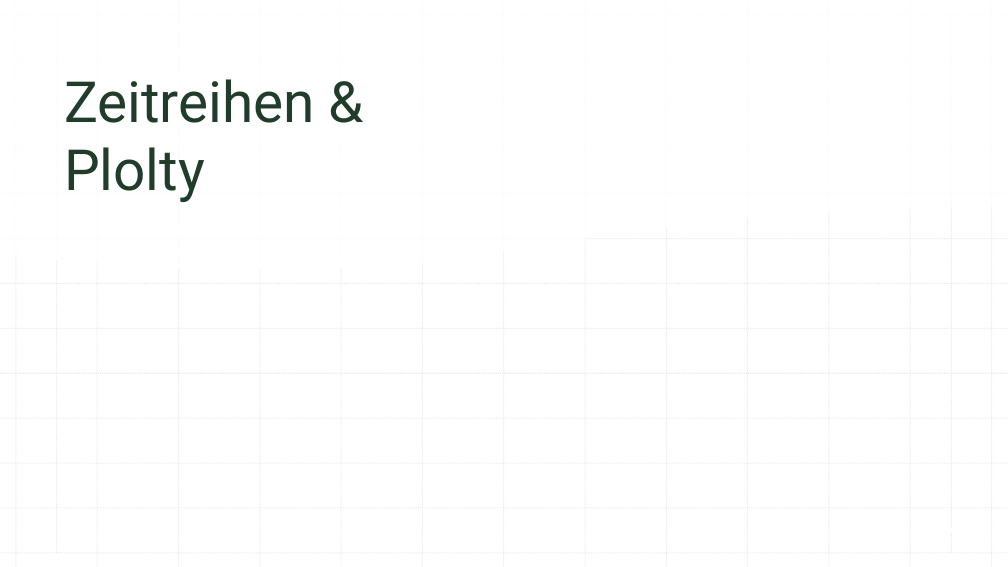
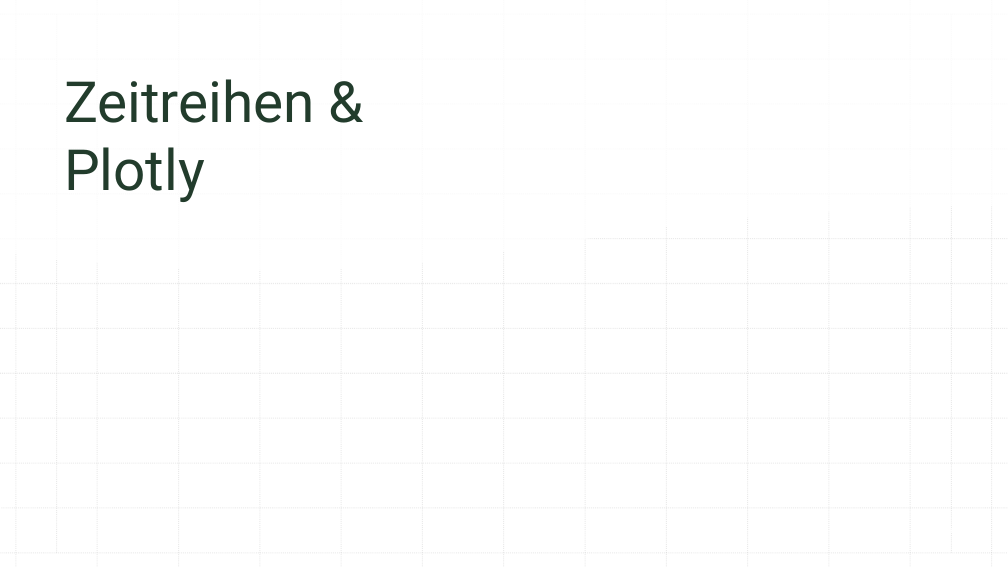
Before and after one commit to 7ben18/Programmieren_in_R, a slide deck: slide 9 of Gruppenarbeit_Praesi/prr_gruppenarbeit.pptx. Drawn at 1008x567 pixels with LibreOffice and Linux fonts; fonts in the diff are those of the drawing; background and template pictures are left out. Boxes give left, top, right and bottom in pixels: in the first picture for what was removed or moved away, otherwise in the second. Text is boxed around its words. In the diff, an @@ line names an element or a change of style, - is before the commit and + after.

```diff
--- a/Gruppenarbeit_Praesi/prr_gruppenarbeit.pptx
+++ b/Gruppenarbeit_Praesi/prr_gruppenarbeit.pptx
@@ title at (x1=64, y1=79, x2=315, y2=202): text changed @@
-Zeitreihen &
-Plolty
+Zeitreihen &
+Plotly
```
Also in this commit, not shown: 1 slide added.
